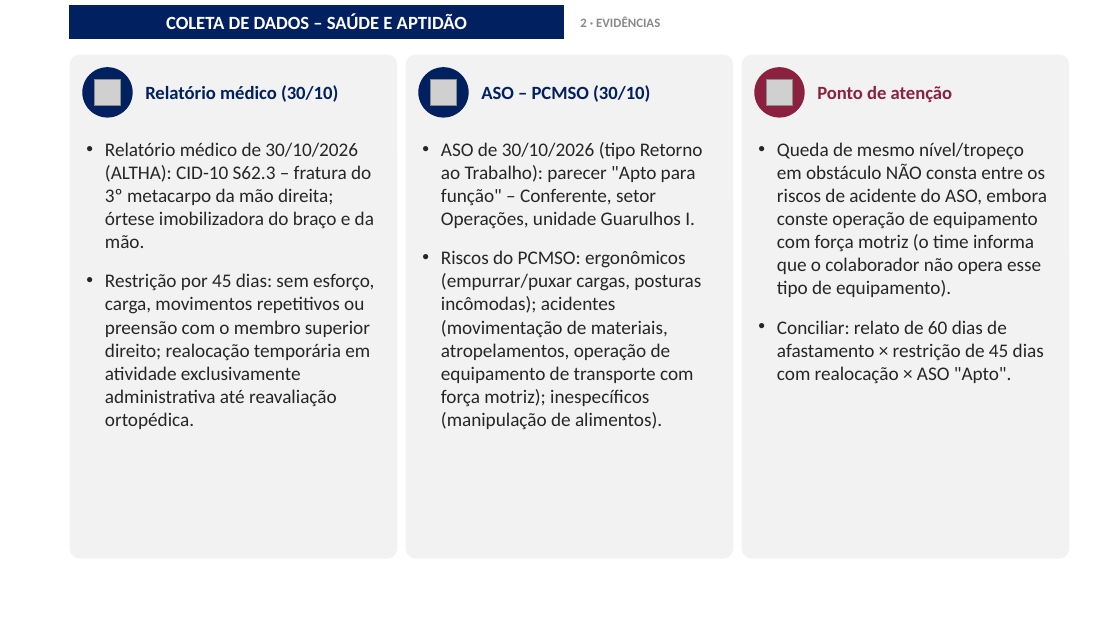
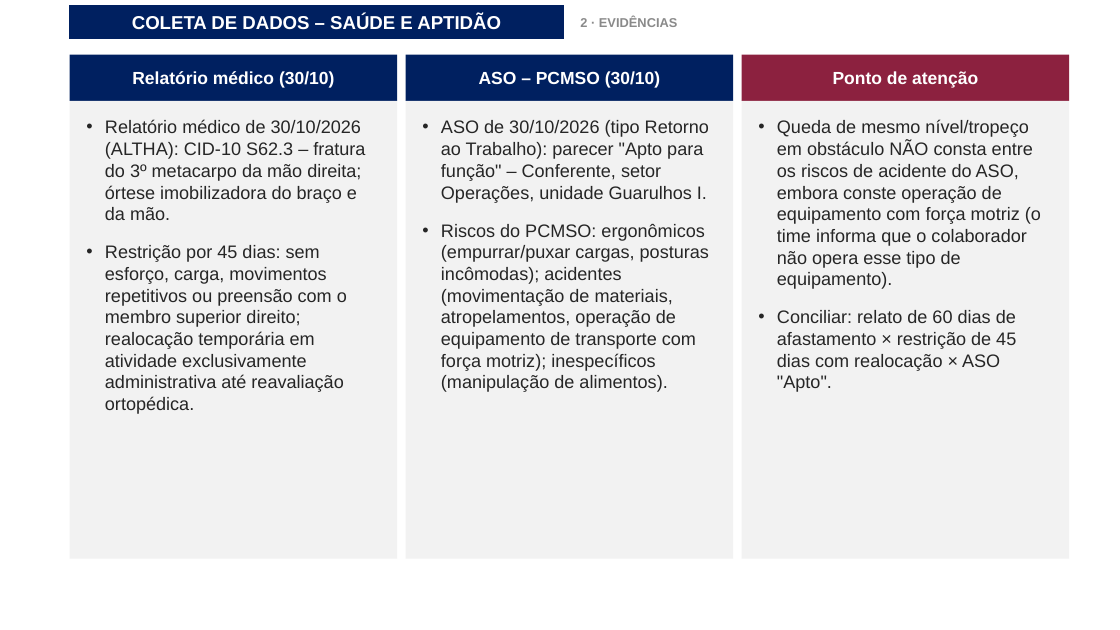
Before and after one commit to luantavarez9/hospital-seguro, a slide deck: slide 8 of entrega_acidente_GRU1/Apresentacao_Ocorrencia_Acidente_GRU_I.pptx. Drawn at 1120x630 pixels with LibreOffice and Linux fonts; fonts in the diff are those of the drawing; grey boxes stand for pictures; background and template pictures are left out. Boxes give left, top, right and bottom in pixels: in the first picture for what was removed or moved away, otherwise in the second. Text is boxed around its words. In the diff, an @@ line names an element or a change of style, - is before the commit and + after.

```diff
--- a/entrega_acidente_GRU1/Apresentacao_Ocorrencia_Acidente_GRU_I.pptx
+++ b/entrega_acidente_GRU1/Apresentacao_Ocorrencia_Acidente_GRU_I.pptx
@@ rectangle "COLETA DE DADOS – SAÚDE ..." at [70,6,564,39]: font Calibri to Arial @@
@@ text "2 · EVIDÊNCIAS" at [580,17,678,27]: font Calibri to Arial @@
@@ rectangle "Relatório médico (30/10)": place and size @@
-rectangle "Relatório médico (30/10)" at [145,85,338,102]
+rectangle "Relatório médico (30/10)" at [70,55,397,101]
@@ rectangle "Relatório médico (30/10)" at [70,55,397,101]: size 16 to 15 pt, font Calibri to Arial, text colour #002060 to #FFFFFF; alignment left to centre; less space between paragraphs; fill none to #002060 @@
@@ rectangle "ASO – PCMSO (30/10)" at [406,55,734,101]: size 16 to 15 pt, font Calibri to Arial, text colour #002060 to #FFFFFF; alignment left to centre; less space between paragraphs; fill none to #002060 @@
@@ rectangle "ASO – PCMSO (30/10)": place and size @@
-rectangle "ASO – PCMSO (30/10)" at [481,85,650,102]
+rectangle "ASO – PCMSO (30/10)" at [406,55,734,101]
@@ rectangle "Ponto de atenção": place and size @@
-rectangle "Ponto de atenção" at [817,86,952,102]
+rectangle "Ponto de atenção" at [742,55,1070,101]
@@ rectangle "Ponto de atenção" at [742,55,1070,101]: size 16 to 15 pt, font Calibri to Arial, text colour #8C213F to #FFFFFF; alignment left to centre; less space between paragraphs; fill none to #8C213F @@
@@ ellipse removed at [82,67,133,118] @@
@@ picture removed at [94,79,120,105] @@
@@ ellipse removed at [418,67,469,118] @@
@@ picture removed at [430,79,456,105] @@
@@ ellipse removed at [755,67,805,118] @@
@@ picture removed at [766,79,792,105] @@
@@ rounded rectangle to rectangle in 3 elements at [406,101,734,559], [742,101,1070,559], [70,101,397,559] @@
@@ rectangle: place and size @@
-rectangle at [70,55,397,559]
+rectangle at [70,101,397,559]
@@ size 16.5 to 15.5 pt, font Calibri to Arial in 3 elements at [441,120,709,392], [777,120,1041,392], [105,120,365,414] @@
@@ text "Relatório médico de 30/10/2026 (ALTHA): ...": place and size @@
-text "Relatório médico de 30/10/2026 (ALTHA): ..." at [105,142,374,429]
+text "Relatório médico de 30/10/2026 (ALTHA): ..." at [105,120,365,414]
@@ rectangle: place and size @@
-rectangle at [406,55,734,559]
+rectangle at [406,101,734,559]
@@ text "ASO de 30/10/2026 (tipo Retorno ...": place and size @@
-text "ASO de 30/10/2026 (tipo Retorno ..." at [441,142,703,430]
+text "ASO de 30/10/2026 (tipo Retorno ..." at [441,120,709,392]
@@ rectangle: place and size @@
-rectangle at [742,55,1070,559]
+rectangle at [742,101,1070,559]
@@ text "Queda de mesmo nível/tropeço em ...": place and size @@
-text "Queda de mesmo nível/tropeço em ..." at [777,142,1047,384]
+text "Queda de mesmo nível/tropeço em ..." at [777,120,1041,392]
```
Also in this commit, not shown: 23 other slides changed, 31 other files.
